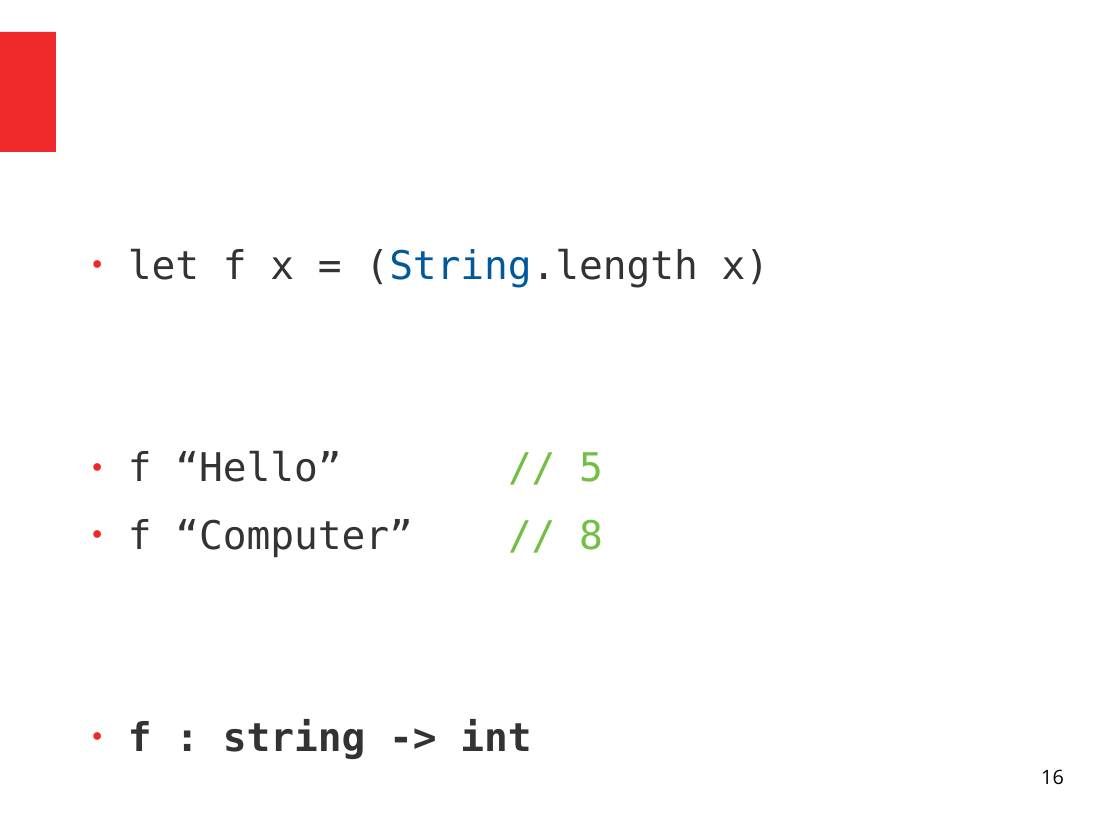
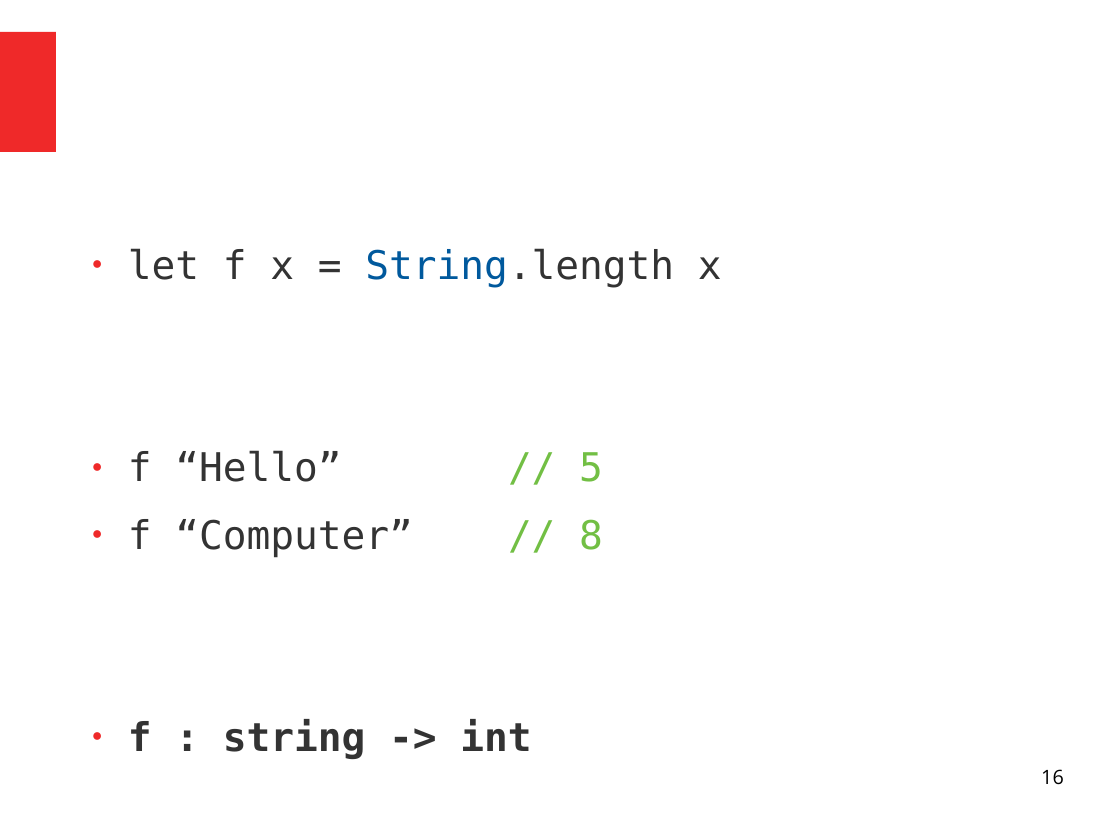
Before and after one commit to ChangHaiBin/FSharpPowerPoint, a slide deck: slide 16 of FSharp Talk.odp. Drawn at 1120x840 pixels with LibreOffice and Linux fonts; fonts in the diff are those of the drawing. Boxes give left, top, right and bottom in pixels: in the first picture for what was removed or moved away, otherwise in the second. Text is boxed around its words. In the diff, an @@ line names an element or a change of style, - is before the commit and + after.

```diff
--- a/FSharp Talk.odp
+++ b/FSharp Talk.odp
@@ text at <box>128,248,722,288</box>: text changed @@
-● let f x = (String.length x)
+● let f x = String.length x
```
Also in this commit, not shown: 1 other slide changed, 3 slides added, 2 slides removed, 1 other file.
